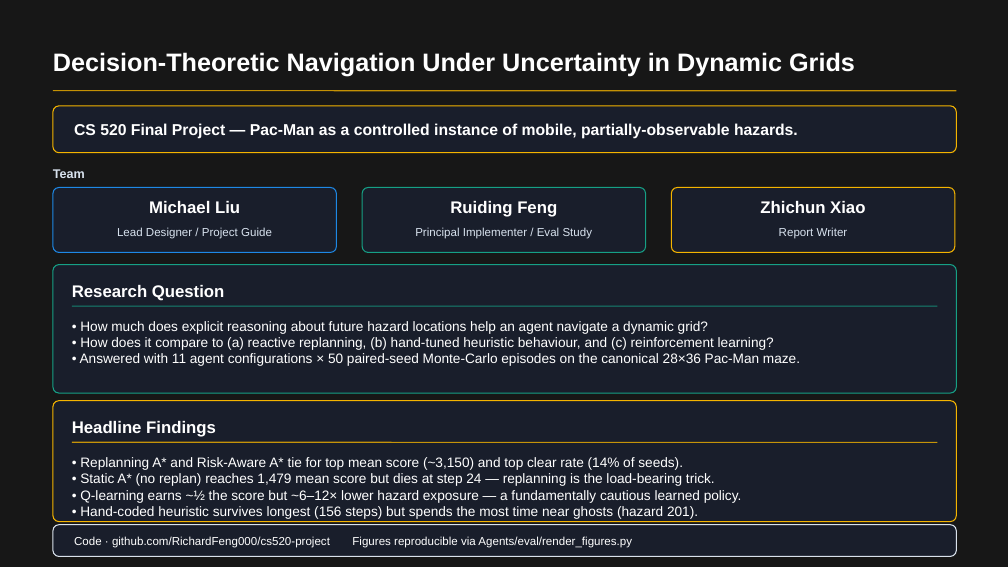
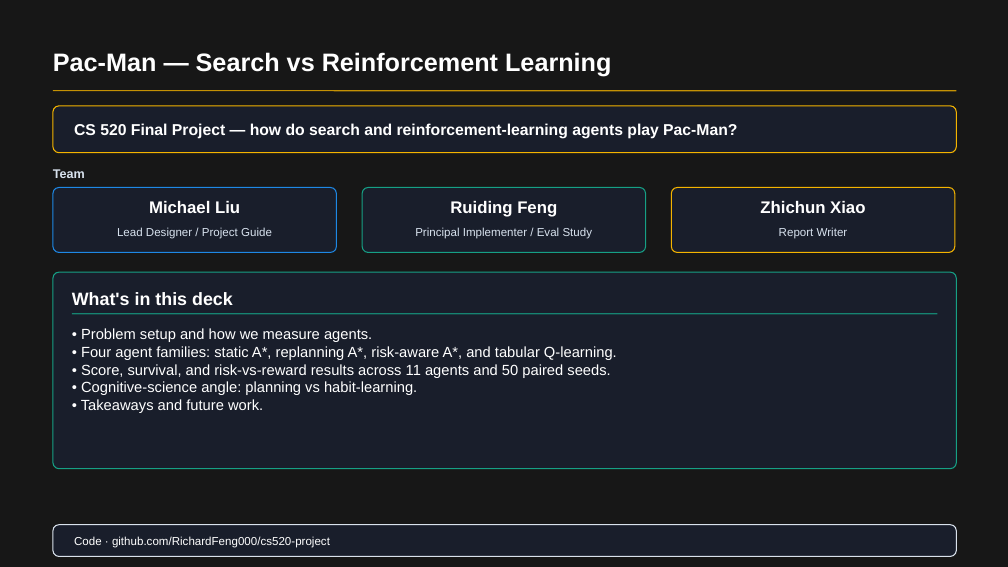
Before and after one commit to RichardFeng000/cs520-project, a slide deck: slide 1 of final_ppt/pacman_rl_final.pptx. Drawn at 1008x567 pixels with LibreOffice and Linux fonts; fonts in the diff are those of the drawing; background and template pictures are left out; a plain dark background stands for a picture behind light text. Boxes give left, top, right and bottom in pixels: in the first picture for what was removed or moved away, otherwise in the second. Text is boxed around its words. In the diff, an @@ line names an element or a change of style, - is before the commit and + after.

Commit message:
simplify ppt wording

```diff
--- a/final_ppt/pacman_rl_final.pptx
+++ b/final_ppt/pacman_rl_final.pptx
@@ text at [53,52,611,76]: text changed @@
-Decision-Theoretic Navigation Under Uncertainty in Dynamic Grids
+Pac-Man — Search vs Reinforcement Learning
@@ text at [74,123,737,139]: text changed @@
-CS 520 Final Project — Pac-Man as a controlled instance of mobile, partially-observable hazards.
+CS 520 Final Project — how do search and reinforcement-learning agents play Pac-Man?
@@ rounded rectangle: place and size @@
-rounded rectangle at [53,265,957,393]
+rounded rectangle at [53,272,957,469]
@@ rounded rectangle at [53,272,957,469]: proportions changed @@
@@ text at [72,292,233,305]: text changed; size 16 to 17 pt @@
-Research Question
+What's in this deck
@@ line moved from (72, 306) - (938, 306) to (72, 314) - (938, 314) @@
@@ text at [81,328,617,413]: text changed; size 13 to 14 pt @@
-• How much does explicit reasoning about future hazard locations help an agent navigate a dynamic grid?
-• How does it compare to (a) reactive replanning, (b) hand-tuned heuristic behaviour, and (c) reinforcement learning?
-• Answered with 11 agent configurations × 50 paired-seed Monte-Carlo episodes on the canonical 28×36 Pac-Man maze.
+• Problem setup and how we measure agents.
+• Four agent families: static A*, replanning A*, risk-aware A*, and tabular Q-learning.
+• Score, survival, and risk-vs-reward results across 11 agents and 50 paired seeds.
+• Cognitive-science angle: planning vs habit-learning.
+• Takeaways and future work.
@@ rounded rectangle removed at [53,401,957,522] @@
@@ text removed at [72,421,216,437] @@
-Headline Findings
@@ line removed from (72, 442) to (938, 442) @@
@@ text removed at [80,457,742,519] @@
-• Replanning A* and Risk-Aware A* tie for top mean score (~3,150) and top clear rate (14% of seeds).
-• Static A* (no replan) reaches 1,479 mean score but dies at step 24 — replanning is the load-bearing trick.
-• Q-learning earns ~½ the score but ~6–12× lower hazard exposure — a fundamentally cautious learned policy.
-• Hand-coded heuristic survives longest (156 steps) but spends the most time near ghosts (hazard 201).
@@ text at [74,536,330,548]: text changed @@
-Code · github.com/RichardFeng000/cs520-project Figures reproducible via Agents/eval/render_figures.py
+Code · github.com/RichardFeng000/cs520-project
```
Also in this commit, not shown: 8 other slides changed, 10 other files.
